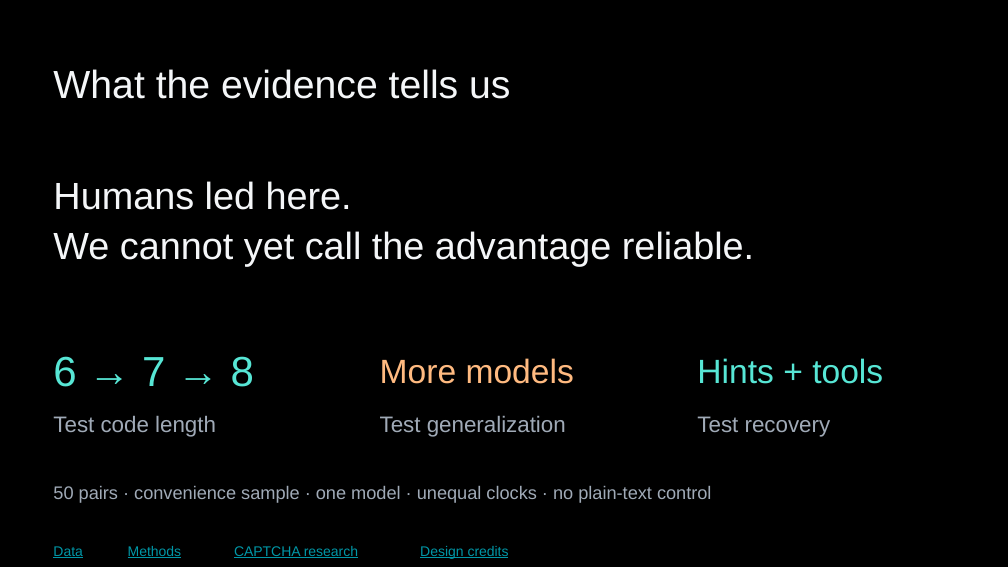
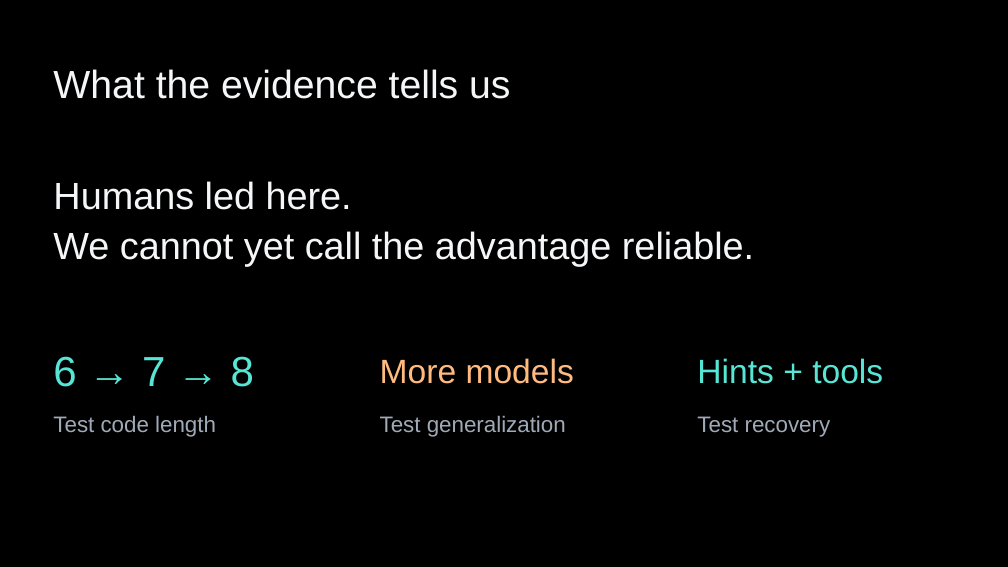
Before and after one commit to snehal-jindal/510-project2, a slide deck: slide 11 of presentation/slides.pptx (slide 10 before the commit). Drawn at 1008x567 pixels with LibreOffice and Linux fonts; fonts in the diff are those of the drawing. Boxes give left, top, right and bottom in pixels: in the first picture for what was removed or moved away, otherwise in the second. Text is boxed around its words. In the diff, an @@ line names an element or a change of style, - is before the commit and + after.

Commit message:
Align sample size planning and presentation exports

```diff
--- a/presentation/slides.pptx
+++ b/presentation/slides.pptx
@@ text removed at box(53, 486, 711, 503) @@
-50 pairs · convenience sample · one model · unequal clocks · no plain-text control
@@ text removed at box(53, 546, 82, 558) @@
-Data
@@ text removed at box(128, 546, 182, 558) @@
-Methods
@@ text removed at box(234, 546, 358, 558) @@
-CAPTCHA research
@@ text removed at box(420, 546, 509, 559) @@
-Design credits
```
Also in this commit, not shown: 2 other slides changed, 3 slides added, 1 slide removed, 8 other files.
